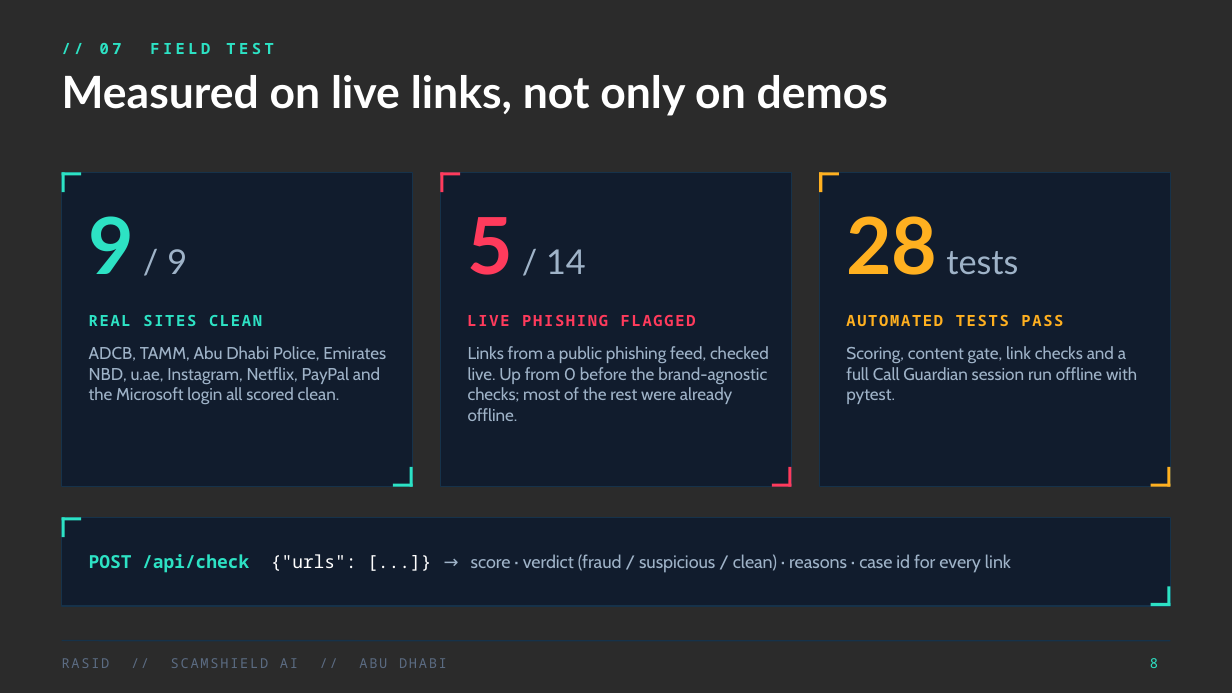
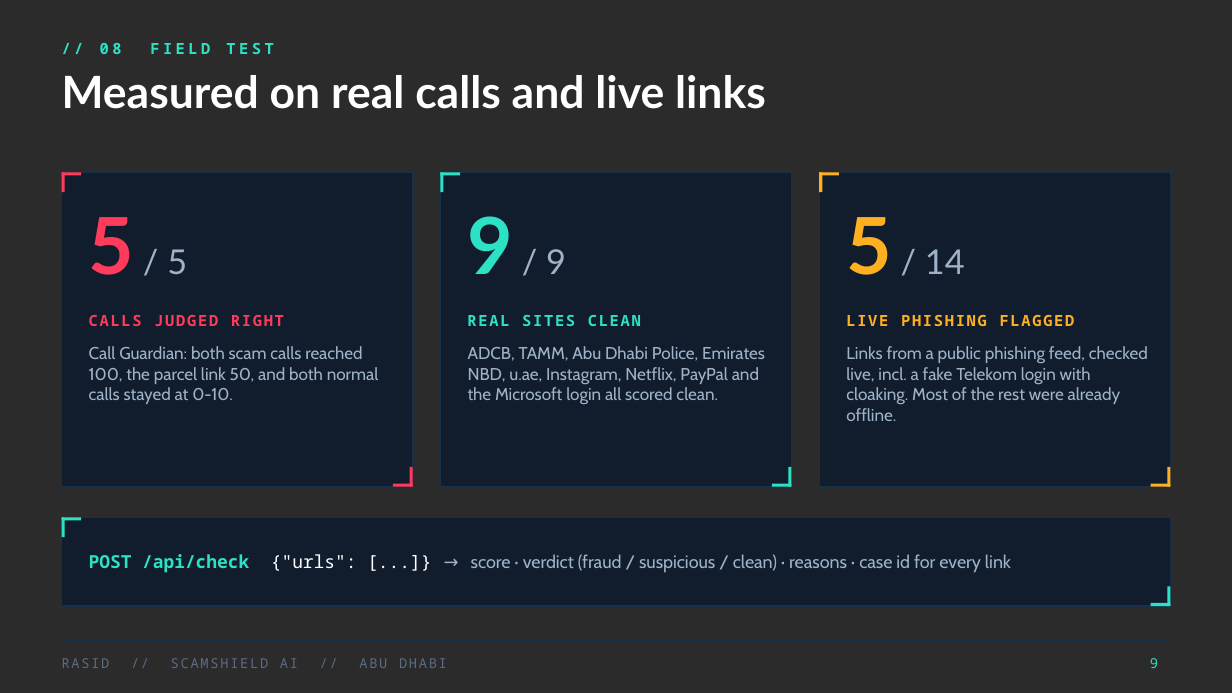
Before and after one commit to OmerWasyhun/rasid-scam-radar, a slide deck: slide 9 of RASID-ScamShield-pitch.pptx (slide 8 before the commit). Drawn at 1232x693 pixels with LibreOffice and Linux fonts; fonts in the diff are those of the drawing; background and template pictures are left out; a plain dark background stands for a picture behind light text. Boxes give left, top, right and bottom in pixels: in the first picture for what was removed or moved away, otherwise in the second. Text is boxed around its words. In the diff, an @@ line names an element or a change of style, - is before the commit and + after.

```diff
--- a/RASID-ScamShield-pitch.pptx
+++ b/RASID-ScamShield-pitch.pptx
@@ text at (100, 43, 273, 54): text changed @@
-// 07 FIELD TEST
+// 08 FIELD TEST
@@ title at (62, 75, 766, 109): text changed @@
-Measured on live links, not only on demos
+Measured on real calls and live links
@@ text at (89, 217, 187, 275): text changed @@
-9 / 9
+5 / 5
@@ text at (467, 216, 566, 274): text changed @@
-5 / 14
+9 / 9
@@ text at (846, 217, 965, 275): text changed @@
-28 tests
+5 / 14
@@ text at (89, 315, 284, 326): text changed; text colour #2DE2C4 to #FF3B5C @@
-REAL SITES CLEAN
+CALLS JUDGED RIGHT
@@ text at (467, 315, 641, 326): text changed; text colour #FF3B5C to #2DE2C4 @@
-LIVE PHISHING FLAGGED
+REAL SITES CLEAN
@@ text at (846, 315, 1075, 326): text changed @@
-AUTOMATED TESTS PASS
+LIVE PHISHING FLAGGED
@@ text at (89, 346, 379, 404): text changed @@
-ADCB, TAMM, Abu Dhabi Police, Emirates NBD, u.ae, Instagram, Netflix, PayPal and the Microsoft login all scored clean.
+Call Guardian: both scam calls reached 100, the parcel link 50, and both normal calls stayed at 0-10.
@@ text at (468, 346, 765, 404): text changed @@
-Links from a public phishing feed, checked live. Up from 0 before the brand-agnostic checks; most of the rest were already offline.
+ADCB, TAMM, Abu Dhabi Police, Emirates NBD, u.ae, Instagram, Netflix, PayPal and the Microsoft login all scored clean.
@@ text at (846, 346, 1148, 421): text changed @@
-Scoring, content gate, link checks and a full Call Guardian session run offline with pytest.
+Links from a public phishing feed, checked live, incl. a fake Telekom login with cloaking. Most of the rest were already offline.
@@ fill #2DE2C4 to #FF3B5C in 4 elements at (62, 172, 81, 176), (62, 172, 65, 192), (393, 483, 413, 487), (410, 467, 414, 487) @@
@@ fill #FF3B5C to #2DE2C4 in 4 elements at (441, 172, 461, 176), (441, 172, 445, 192), (771, 483, 791, 487), (788, 467, 792, 487) @@
@@ page number at (1150, 658, 1158, 668): text changed @@
-8
+9
```
Also in this commit, not shown: 9 other slides changed, 1 slide added, 4 other files.
